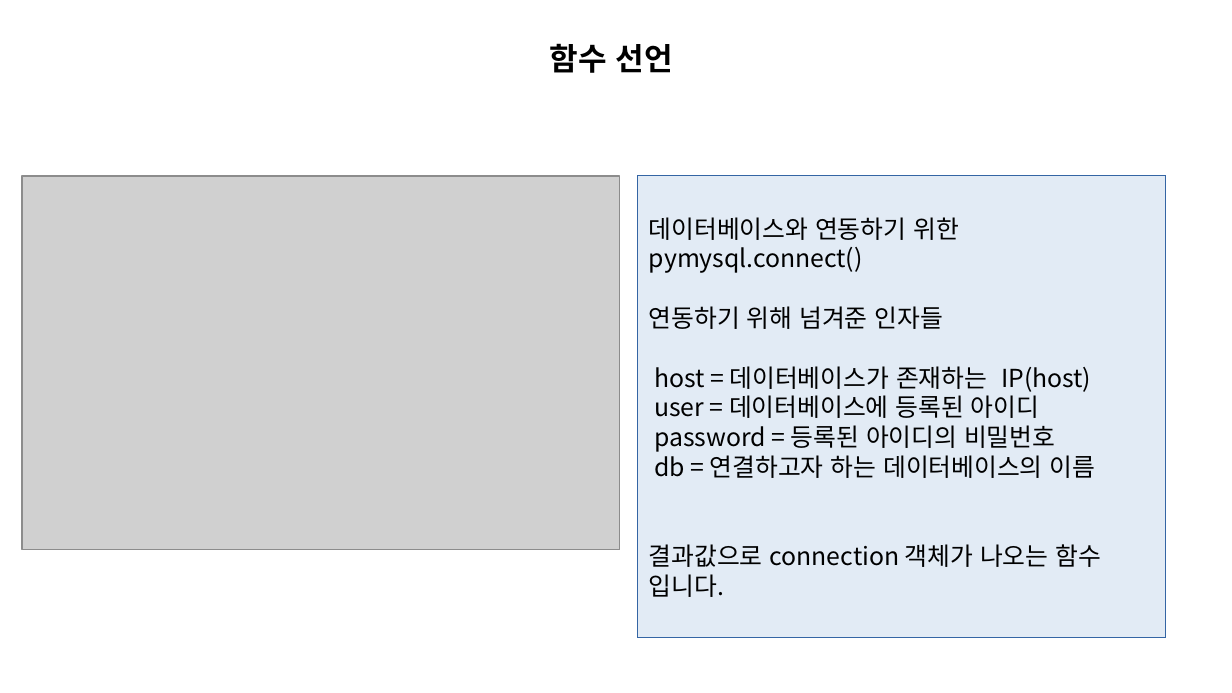
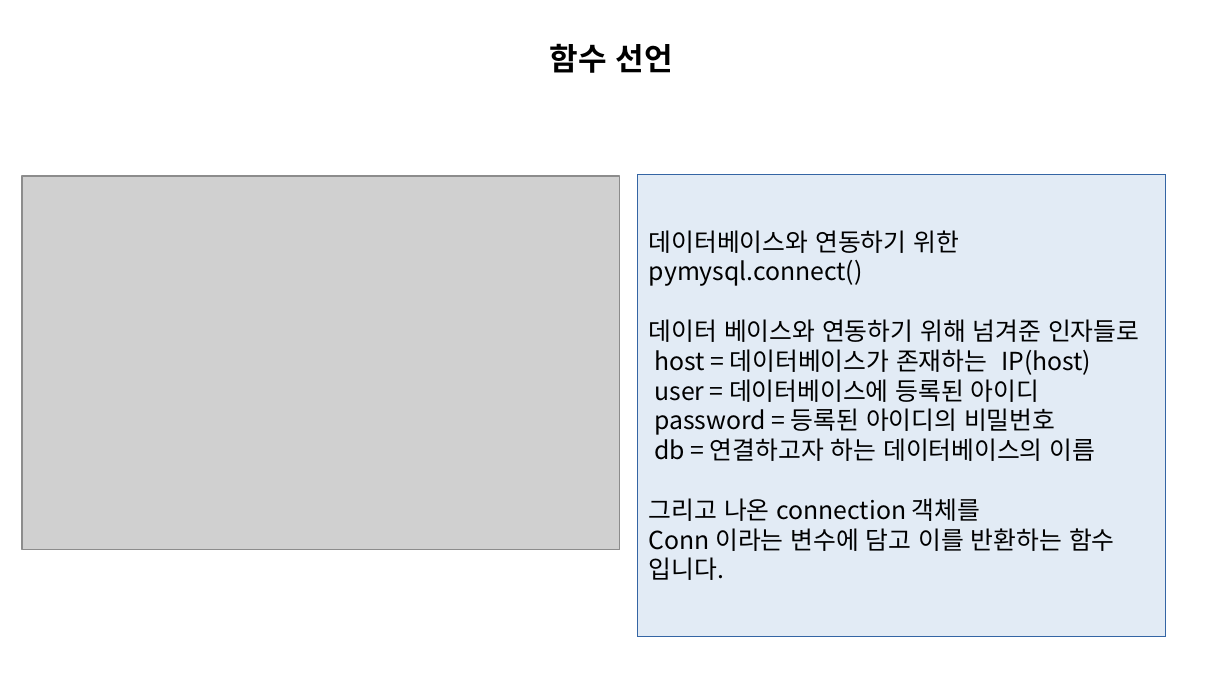
Before and after one commit to deardeer123/workspace_sts, a slide deck: slide 12 of python_study/project_python/파이썬_프로젝트2/한국 전기 안전 공사 감전 사고.pptx. Drawn at 1232x693 pixels with LibreOffice and Linux fonts; fonts in the diff are those of the drawing; grey boxes stand for pictures. Boxes give left, top, right and bottom in pixels: in the first picture for what was removed or moved away, otherwise in the second. Text is boxed around its words. In the diff, an @@ line names an element or a change of style, - is before the commit and + after.

```diff
--- a/python_study/project_python/파이썬_프로젝트2/한국 전기 안전 공사 감전 사고.pptx
+++ b/python_study/project_python/파이썬_프로젝트2/한국 전기 안전 공사 감전 사고.pptx
@@ text in rectangle at [649,319,1139,342]: text changed @@
-연동하기 위해 넘겨준 인자들
+데이터 베이스와 연동하기 위해 넘겨준 인자들로
@@ text in rectangle at [649,498,1115,580]: text changed @@
-결과값으로 connection 객체가 나오는 함수 입니다.
+그리고 나온 connection 객체를
+Conn 이라는 변수에 담고 이를 반환하는 함수 입니다.
```
Also in this commit, not shown: 11 other slides changed, 3 slides added, 2 slides removed, 2 other files.
